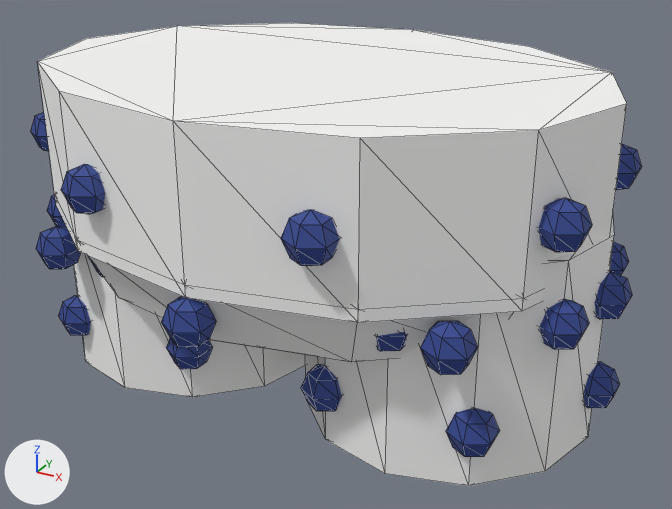
An edit to the glTF model assets/models/character/cosmetics/pants_family.glb, drawn before and after from the same camera.
The view is the same before and after, from a 50 mm lens placed at (0.384, -0.666, 0.817), pointed at (0.019, -0.002, 0.485). Arrows for +X, +Y and +Z are at lower left; the lights stay in place. The older version comes first. Mesh edges are drawn as thin lines. Vertices at exactly the same position are counted once.

The first picture shows 'LegL', 'LegR', 'Torso'.
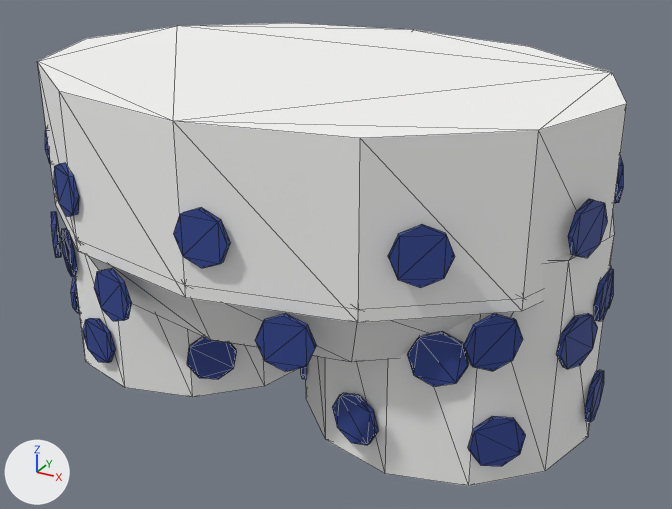
The edits, one by one:
me_torso is used by ob_torso; location (0.0, 0.0, 0.55).
me_torso had 406 vertices, 740 faces and spanned x -0.272..0.272, y -0.21..0.21, z -0.133..0.1.
me_torso now has 406 vertices, 724 faces and spans x -0.255..0.255, y -0.195..0.195, z -0.133..0.1.
me_torso part 1: a new loose piece, an 8-sided cylinder along x spanning x 0.251..0.255, y -0.022..0.022, z -0.072..-0.028, in mat_navydot (blue #304590).
me_torso part 2: the loose piece of 20 vertices spanning x -0.254..-0.219, y -0.091..-0.051, z 0.01..0.05 is rebuilt with 16 vertices and now spans x -0.247..-0.222, y -0.092..-0.052, z -0.002..0.042.
me_torso part 3: the loose piece of 20 vertices spanning x 0.219..0.254, y 0.051..0.091, z 0.01..0.05 is rebuilt with 16 vertices and now spans x 0.222..0.247, y 0.052..0.092, z -0.002..0.042.
me_torso part 4: 10 loose pieces with 200 vertices, spanning x -0.272..0.272, y -0.21..0.21, z -0.07..0.05, are deleted.
me_torso part 5: 40 vertices removed from x -0.198..0.198, y -0.154..-0.114, z -0.07..-0.03; 128 vertices added at x -0.221..0.254, y -0.195..-0.025, z -0.072..0.042.
Other edits to the shape of me_torso do not show in these pictures.
me_legl is used by ob_legl; location (-0.13, 0.0, 0.55).
me_legl had 264 vertices, 476 faces and spanned x -0.142..0.142, y -0.145..0.145, z -0.18..0.0.
me_legl now has 248 vertices, 436 faces and spans x -0.129..0.128, y -0.13..0.13, z -0.18..0.0.
me_legl part 6: 9 loose pieces with 180 vertices, spanning x -0.142..0.142, y -0.145..0.145, z -0.15..-0.03, are deleted.
me_legl part 7: 60 vertices removed from x 0.045..0.126, y -0.128..0.128, z -0.15..-0.03; 208 vertices added at x -0.129..0.127, y -0.13..0.13, z -0.162..-0.048.
Other edits to the shape of me_legl do not show in these pictures.
me_legr is used by ob_legr; location (0.13, 0.0, 0.55).
me_legr had 264 vertices, 476 faces and spanned x -0.142..0.142, y -0.145..0.145, z -0.18..0.0.
me_legr now has 248 vertices, 436 faces and spans x -0.129..0.128, y -0.13..0.13, z -0.18..0.0.
me_legr part 8: a new loose piece, an 8-sided cylinder along x spanning x 0.124..0.128, y -0.022..0.022, z -0.162..-0.118, in mat_navydot (blue #304590).
me_legr part 9: 9 loose pieces with 180 vertices, spanning x -0.142..0.142, y -0.145..0.145, z -0.15..-0.03, are deleted.
me_legr part 10: 60 vertices removed from x 0.045..0.126, y -0.128..0.128, z -0.15..-0.03; 208 vertices added at x -0.129..0.127, y -0.13..0.13, z -0.162..-0.048.

Location of each change, (x1, y1, x2, y2) in pixels of the pictures (672 x 509 px):
'Torso', reshaped: before (31, 23, 641, 375); after (38, 23, 627, 372)
'LegR', reshaped: before (301, 216, 629, 486); after (301, 216, 614, 486)
'LegL', reshaped: before (47, 195, 306, 397); after (61, 228, 297, 397)
part 1 of me_torso, added (blue): after (594, 269, 614, 321)
part 2 of me_torso, rebuilt (mostly hidden afterwards): before (31, 112, 49, 151); after (45, 130, 51, 164)
part 3 of me_torso, rebuilt: before (616, 144, 641, 190); after (614, 157, 623, 203)
part 4 of me_torso, deleted: before (61, 164, 632, 347)
part 5 of me_torso, built on: before (36, 226, 478, 375); after (51, 163, 608, 372)
part 6 of me_legl, deleted (blue): before (47, 195, 103, 335)
part 7 of me_legl, reshaped: before (166, 339, 212, 369); after (61, 228, 237, 379)
part 8 of me_legr, added (blue): after (585, 370, 604, 422)
part 9 of me_legr, deleted: before (301, 299, 620, 411)
part 10 of me_legr, reshaped: before (446, 241, 629, 457); after (301, 265, 613, 466)
